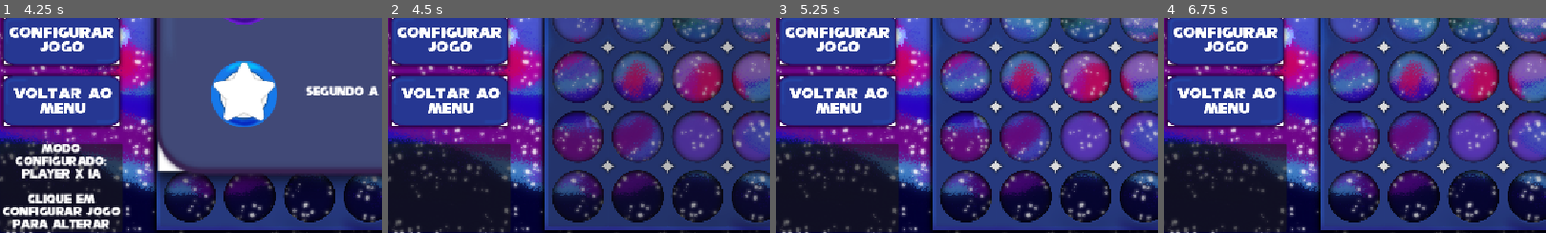
Above: before the commit, frames 1-4 (left to right).
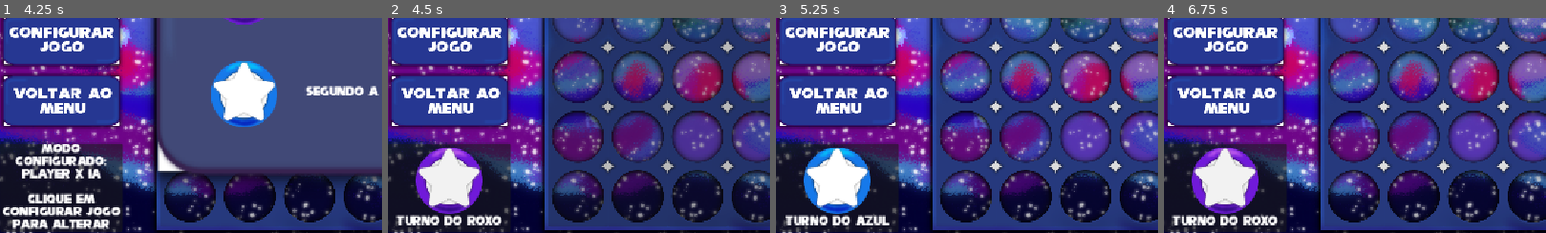
Above: after the commit, the same moments.

Repository: Guilherme-C-Ferrari/Connect-4
Game: Godot game, scene res://Cenas/menu_inicial.tscn
Two runs of this game, one before a commit and one after it. Both use one fixed random seed, a clock stepped at 60 frames per second and the inputs below.
Inputs (mouse positions are % of the whole screen's width and height, from its top left):
- Up to frame 1 (4.25 s): click "Jogar" at 0.5 s; click "Configurar Jogo" at 1.25 s; click "Voltar Ao Menu" at 2 s; click "Jogar" at 2.75 s; click "Novo Jogo" at 3.5 s
- Up to frame 2 (4.5 s): click (38, 40) at 4.25 s
- Up to frame 3 (5.25 s): click (31, 53) at 5 s
- Up to frame 4 (6.75 s): click "Novo Jogo" at 5.75 s; click (38, 64) at 6.5 s
The pictures show only the part of the screen within x 6-56%, y 46-96%; the shares and areas given below are measured in that part.

Frame 1 is identical in both runs. In frame 2, 5.4% of the frame differs, in the area x 2-30%, y 60-97%; in frame 3, 5.3%; in frame 4, 5.4%.

Commit message:
Alternância de turnos e correção de bug

Diff:
--- a/Cenas/menu_tabuleiro.tscn
+++ b/Cenas/menu_tabuleiro.tscn
@@ -630,6 +630,52 @@
 [node name="PanelContainer" type="PanelContainer" parent="MarginContainer" unique_id=591472859]
 layout_mode = 2
 
+[node name="TurnoAzul" type="CenterContainer" parent="MarginContainer/PanelContainer" unique_id=1211604353]
+unique_name_in_owner = true
+visible = false
+layout_mode = 2
+
+[node name="VBoxContainer" type="VBoxContainer" parent="MarginContainer/PanelContainer/TurnoAzul" unique_id=1750865881]
+layout_mode = 2
+
+[node name="TextureRect" type="TextureRect" parent="MarginContainer/PanelContainer/TurnoAzul/VBoxContainer" unique_id=1769303440]
+custom_minimum_size = Vector2(100, 100)
+layout_mode = 2
+texture = ExtResource("9_fiyln")
+expand_mode = 1
+stretch_mode = 5
+
+[node name="Label" type="Label" parent="MarginContainer/PanelContainer/TurnoAzul/VBoxContainer" unique_id=1501593663]
+layout_mode = 2
+theme_override_fonts/font = ExtResource("3_vpgfy")
+theme_override_font_sizes/font_size = 15
+text = "Turno Do Azul"
+horizontal_alignment = 1
+vertical_alignment = 1
+
+[node name="TurnoRoxo" type="CenterContainer" parent="MarginContainer/PanelContainer" unique_id=393851289]
+unique_name_in_owner = true
+visible = false
+layout_mode = 2
+
+[node name="VBoxContainer" type="VBoxContainer" parent="MarginContainer/PanelContainer/TurnoRoxo" unique_id=484573914]
+layout_mode = 2
+
+[node name="TextureRect" type="TextureRect" parent="MarginContainer/PanelContainer/TurnoRoxo/VBoxContainer" unique_id=2073037302]
+custom_minimum_size = Vector2(100, 100)
+layout_mode = 2
+texture = ExtResource("8_pbp2j")
+expand_mode = 1
+stretch_mode = 5
+
+[node name="Label" type="Label" parent="MarginContainer/PanelContainer/TurnoRoxo/VBoxContainer" unique_id=1200297167]
+layout_mode = 2
+theme_override_fonts/font = ExtResource("3_vpgfy")
+theme_override_font_sizes/font_size = 15
+text = "Turno Do Roxo"
+horizontal_alignment = 1
+vertical_alignment = 1
+
 [node name="LabelPrincipal" type="Label" parent="MarginContainer/PanelContainer" unique_id=607639723]
 unique_name_in_owner = true
 layout_mode = 2
--- a/Scripts/Connect_4.gd
+++ b/Scripts/Connect_4.gd
@@ -3,6 +3,8 @@
 @onready var botoes = $GameContainer/TabuleiroFisico/HBoxContainer.get_children()
 @onready var container_fichas = $GameContainer/FichasContainer
 @onready var label_principal = $UI/MenuTabuleiro/%LabelPrincipal
+@onready var indicador_azul = $UI/MenuTabuleiro/%TurnoAzul
+@onready var indicador_roxo = $UI/MenuTabuleiro/%TurnoRoxo
 @onready var painel_modo = $UI/MenuTabuleiro/PanelDeModoContainer
 @onready var painel_dificuldade = $UI/MenuTabuleiro/PanelDeDificuldadeContainer
 @onready var painel_comeco = $UI/MenuTabuleiro/PanelDeComecoContainer
@@ -18,8 +20,9 @@
 var ia := Minimax.new()
 
 var modo_de_jogo : int = 1 # 1 = P x P, 2 = P X IA, 3 = IA X IA
+var novo_modo_de_jogo : int = 1
+var dificuldade_ia : int = 3 # 1 = fácil, 2 = médio, 3 = difícil
 var nova_dificuldade_ia : int = 3
-var dificuldade_ia : int = 3 # 1 = fácil, 2 = médio, 3 = difícil
 var comecoIA : int = 1 # 1 = player começa, 2 = IA começa
 var vezIA : bool = false
 
@@ -35,6 +38,7 @@
 	var jogador = jogo.jogador_atual()
 	if jogar(coluna):
 		criar_ficha_fisica(coluna, jogador)
+		alternar_indicador_turno()
 		avaliar_final(jogador)
 	if modo_de_jogo == 1:
 		alternar_vez_IA()
@@ -43,6 +47,7 @@
 	var jogador = jogo.jogador_atual()
 	if jogar(coluna):
 		criar_ficha_fisica(coluna, jogador)
+		alternar_indicador_turno()
 		avaliar_final(jogador)
 	if modo_de_jogo == 1:
 		alternar_vez_IA()
@@ -67,6 +72,15 @@
 
 func alternar_vez_IA() -> void:
 	self.vezIA = not vezIA
+
+func alternar_indicador_turno() -> void:
+	var jogador = jogo.jogador_atual()
+	if jogador == jogo.JOGADOR_ROXO:
+		indicador_azul.visible = false
+		indicador_roxo.visible = true
+	elif jogador == jogo.JOGADOR_AZUL:
+		indicador_roxo.visible = false
+		indicador_azul.visible = true
 
 func calcular_jogada_maquina() -> void:
 	ia.finalizar_ia = false
@@ -91,6 +105,8 @@
 func avaliar_final(jogador: String) -> void:
 	var avaliacao: float = jogo.avaliar(jogador)
 	if abs(avaliacao) == 1000:
+		indicador_azul.visible = false
+		indicador_roxo.visible = false
 		label_principal.add_theme_color_override("font_color", Color.from_string("FFD700", Color.YELLOW))
 		if jogador == "R":
 			fim_jogo("Roxo\nVenceu!")
@@ -120,20 +136,24 @@
 		ia.finalizar_ia = true
 		thread.wait_to_finish()
 
+	indicador_azul.visible = false
+	indicador_roxo.visible = false
 	label_principal.text = ""
 	label_principal.add_theme_font_size_override("font_size", 20)
 	label_principal.add_theme_color_override("font_color", Color.WHITE)
+
 	jogo = Tabuleiro.new()
 	get_tree().call_group("Fichas", "queue_free")
 	get_tree().call_group("Colunas", "reset")
 	iniciar_novo_jogo()
 
 func iniciar_novo_jogo() -> void:
-	dificuldade_ia = nova_dificuldade_ia
+	alternar_indicador_turno()
 	if (modo_de_jogo == 1 and comecoIA == 2) or modo_de_jogo == 3:
 		if modo_de_jogo == 3 : vezIA = true
 		iniciar_jogada_IA()
 	else:
+		vezIA = false
 		habilitar_botoes()
 
 func iniciar_jogada_IA() -> void:
@@ -150,6 +170,8 @@
 func _on_button_pressed(botao: TextureButton) -> void:
 	match botao.name:
 		"BotaoNovoJogo":
+			modo_de_jogo = novo_modo_de_jogo
+			dificuldade_ia = nova_dificuldade_ia
 			if modo_de_jogo == 1:
 				painel_comeco.visible = true;
 			else:
@@ -167,14 +189,14 @@
 func _on_button_modo_pressed(botao: TextureButton) -> void:
 	match botao.name:
 		"PlayerXIA":
-			modo_de_jogo = 1
+			novo_modo_de_jogo = 1
 		"PlayerXPlayer":
-			modo_de_jogo = 2
+			novo_modo_de_jogo = 2
 		"IAXIA":
-			modo_de_jogo = 3
+			novo_modo_de_jogo = 3
 
 	painel_modo.visible = false;
-	if modo_de_jogo != 2:
+	if novo_modo_de_jogo != 2:
 		painel_dificuldade.visible = true;
 
 func _on_button_dificuldade_pressed(botao: TextureButton) -> void:
